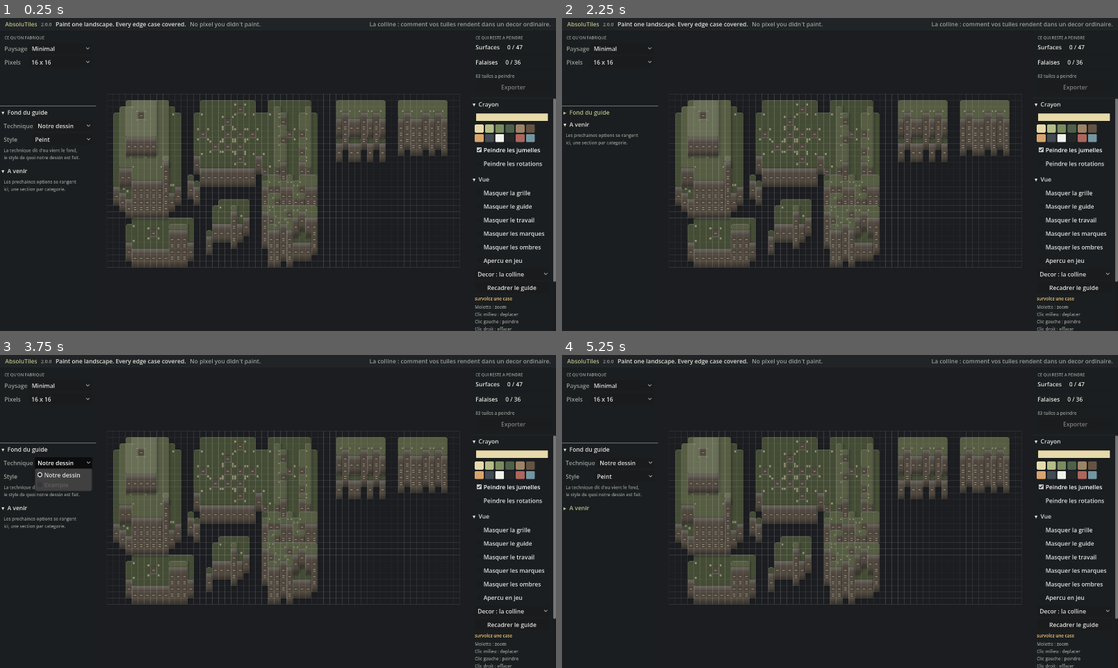
Above: before the commit, frames 1-4 (two rows, left to right).
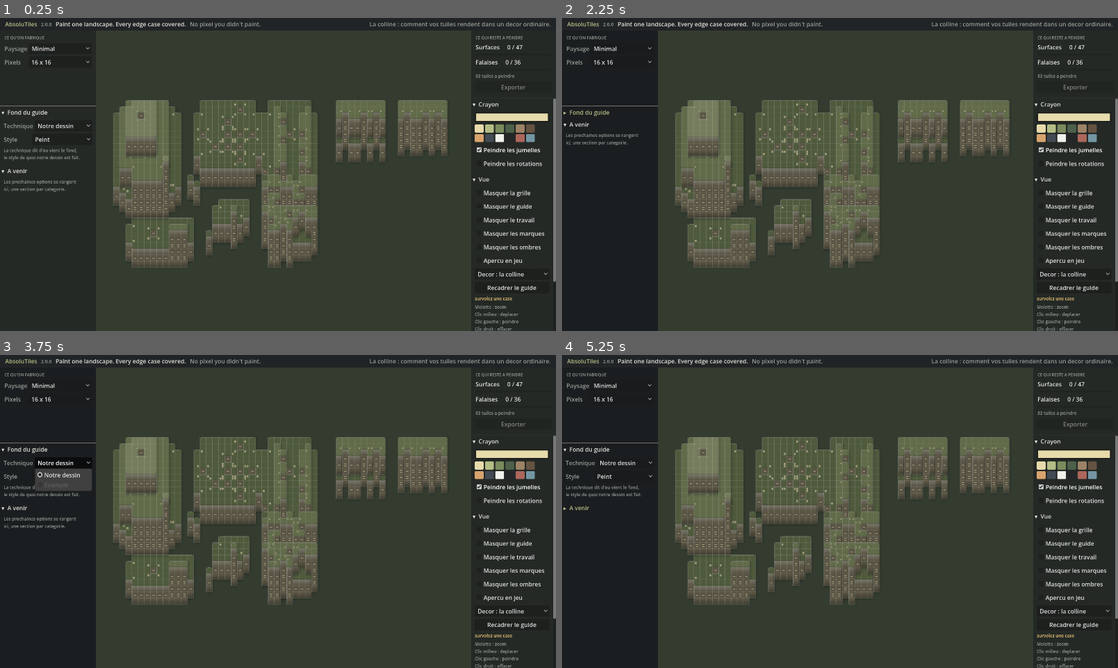
Above: after the commit, the same moments.

Repository: darref/MarchingSquares
Game: Godot game, scene res://ui/editor.tscn
Same seed, same stepped clock (60 frames per second), same inputs: the game is played once before the commit and once after it.
Inputs:
- Up to frame 1 (0.25 s): no input
- Up to frame 2 (2.25 s): click "Minimal" at 0.5 s; click "16 x 16" at 1.25 s; click "▾ Fond du guide" at 2 s
- Up to frame 3 (3.75 s): click "▸ Fond du guide" at 2.75 s; click "Notre dessin" at 3.5 s
- Up to frame 4 (5.25 s): click "Peint" at 4.25 s; click "▾ A venir" at 5 s

The runs differ from the first frame. In frame 1, 43% of the frame differs, in the area x 17-85%, y 4-100%; in frame 2, 43%; in frame 3, 43%; in frame 4, 43%.

Commit message:
L etage 0 concretise par l editeur, et la grille decoupee sur le peignable
Le guide continue de laisser le vide -- la plaine ne lui appartient pas -- mais elle
EXISTERA dans le jeu : le sol sous les plateaux sera un etage plat du meme tileset.
La zone de travail la montre donc en aplat, debordant largement du guide, et le
relief se lit alors comme un morceau de monde au lieu d'une decoupe posee sur du
vide. Elle est a l'editeur, pas au guide : aucun pixel n'en sort a l'export.

Et la grille ne se trace plus que sur ce qui se peint. Tracee sur tout le rectangle
elle quadrillait surtout CE QUI N'EST PAS LE TRAVAIL -- la plaine occupe la plus
grande part du cadre et ne se peint pas -- si bien qu'elle y dessinait une feuille
de calcul et que le relief s'y noyait. Posee sur les seules cases peignables, elle
dessine la SILHOUETTE de ce qu'il y a a faire.

Chaque arete n'est tracee qu'une fois : on pose toujours le haut et la gauche, et le
bas ou la droite seulement au bord du peignable.

235 verifications, 0 echec.

Co-Authored-By: Claude Opus 5 <noreply@anthropic.com>
Claude-Session: https://claude.ai/code/session_018tvN4TQBR3sh7MsSTnFB1b

Diff:
--- a/ui/work_area.gd
+++ b/ui/work_area.gd
@@ -46,7 +46,15 @@
 ## millisecondes : le budget en laisse passer une par image, et l'interface reste vivante.
 const LOAD_BUDGET_USEC: int = 12000
 
-const BACKDROP: Color = Color(0.106, 0.114, 0.125)
+## L'ETAGE 0, CONCRETISE. Le guide ne dessine pas la plaine -- elle ne lui appartient pas --
+## mais elle EXISTERA dans le jeu : le sol sous les plateaux sera un etage plat du meme
+## tileset, pose par le moteur sur sa propre couche. La zone de travail la montre donc, en
+## aplat, DEBORDANT LARGEMENT DU GUIDE : le relief se lit alors comme un morceau de monde et
+## non comme une decoupe posee sur du vide.
+##
+## ⚠ ELLE EST A L'EDITEUR, PAS AU GUIDE. Aucun pixel de cet aplat ne sort a l'export, et
+## `guide_image` continue de laisser le vide. C'est un fond d'ecran, pas une tuile.
+const GROUND: Color = Color(0.204, 0.235, 0.188)
 # Le fond representatif est soutenu : on l'attenue pour que les pixels poses ressortent.
 # Le fond utilisable est deja en teinte basse, il n'a pas besoin d'etre efface.
 const GUIDE_TINT: Color = Color(1.0, 1.0, 1.0, 0.55)
@@ -124,6 +132,7 @@
 var _painting: RefCounted = null
 var _surface_cells: Dictionary = {}
 var _wall_cells: Dictionary = {}
+var _paintable: Dictionary = {}
 var _background: ImageTexture = null
 var _background_flat: ImageTexture = null
 var _textures: Dictionary = {}
@@ -207,6 +216,13 @@
 	_wall_roles = Walls.visible_roles(heights)
 	for cell: Vector2i in _wall_roles.keys():
 		_wall_cells[cell] = true
+	# L'annuaire des cases qui portent quelque chose. La grille s'y appuie a chaque image :
+	# la recalculer serait relire tout le relief soixante fois par seconde.
+	_paintable.clear()
+	for cell: Vector2i in _surface_cells.keys():
+		_paintable[cell] = true
+	for cell: Vector2i in _wall_cells.keys():
+		_paintable[cell] = true
 	# Les jumelles : deux cases du meme groupe portent la meme tuile. Le noyau les designe,
 	# on ne fait ici que retenir, pour chaque case, la liste de ses semblables.
 	_twin_of.clear()
@@ -337,7 +353,7 @@
 
 
 func _draw() -> void:
-	draw_rect(Rect2(Vector2.ZERO, size), BACKDROP)
+	draw_rect(Rect2(Vector2.ZERO, size), GROUND)
 	var columns: int = HeightMask.width(_heights)
 	var rows: int = HeightMask.height(_heights)
 	if columns <= 0:
@@ -360,35 +376,8 @@
 		if not assembled and pixel_px < TOUCHED_FROM and _painting.is_painted(cell):
 			draw_rect(rect, TOUCHED_MARK, false, 1.0)
 
-	# La grille des faux pixels n'apparait que lorsqu'elle est lisible : sinon elle noircit
-	# l'ecran et cache le guide qu'elle est censee servir.
-	if show_grid and not assembled and _painting != null and pixel_px >= PIXEL_GRID_FROM:
-		# ⚠ ON NE TRACE QUE CE QUI EST A L ECRAN. A 256 pixels par tuile, la grille complete
-		# ferait seize mille traits dont la quasi-totalite hors cadre : de quoi mettre une
-		# machine a genoux pour dessiner ce que personne ne voit.
-		var step: float = pixel_px
-		var top: float = maxf(_origin.y, 0.0)
-		var bottom: float = minf(_origin.y + span.y, size.y)
-		var left: float = maxf(_origin.x, 0.0)
-		var right: float = minf(_origin.x + span.x, size.x)
-		var first: int = maxi(0, floori(-_origin.x / step))
-		var last: int = mini(columns * _painting.resolution, ceili((size.x - _origin.x) / step))
-		for i: int in range(first, last + 1):
-			var x: float = _origin.x + float(i) * step
-			draw_line(Vector2(x, top), Vector2(x, bottom), PIXEL_LINE, 1.0)
-		first = maxi(0, floori(-_origin.y / step))
-		last = mini(rows * _painting.resolution, ceili((size.y - _origin.y) / step))
-		for i: int in range(first, last + 1):
-			var y: float = _origin.y + float(i) * step
-			draw_line(Vector2(left, y), Vector2(right, y), PIXEL_LINE, 1.0)
-
 	if show_grid and not assembled:
-		for i: int in range(columns + 1):
-			var gx: float = _origin.x + float(i) * _tile_px
-			draw_line(Vector2(gx, _origin.y), Vector2(gx, _origin.y + span.y), TILE_LINE, 1.0)
-		for i: int in range(rows + 1):
-			var gy: float = _origin.y + float(i) * _tile_px
-			draw_line(Vector2(_origin.x, gy), Vector2(_origin.x + span.x, gy), TILE_LINE, 1.0)
+		_draw_grid(pixel_px)
 
 	if _hover.x >= 0:
 		var accepted: bool = _is_paintable(_hover)
@@ -396,12 +385,53 @@
 				HOVER_OK if accepted else HOVER_REFUSED, false, 2.0)
 
 
+## LA GRILLE, DECOUPEE SUR CE QUI SE PEINT.
+##
+## ⚠ TRACEE SUR TOUT LE RECTANGLE, ELLE QUADRILLAIT SURTOUT CE QUI N'EST PAS LE TRAVAIL.
+## La plaine occupe la plus grande part du cadre et ne se peint pas : la grille y dessinait
+## une feuille de calcul, et le relief s'y noyait. Posee sur les seules cases peignables,
+## elle dessine au contraire la SILHOUETTE de ce qu'il y a a faire -- on voit d'un coup
+## d'oeil ou l'on a le droit de poser un pixel.
+##
+## ⚠ CHAQUE ARETE N'EST TRACEE QU'UNE FOIS. On pose toujours le haut et la gauche, et le
+## bas ou la droite seulement au bord du peignable : une arete interieure appartient ainsi
+## a la case du dessous ou de droite, jamais aux deux.
+func _draw_grid(pixel_px: float) -> void:
+	var fine: float = 0.0
+	if _painting != null and pixel_px >= PIXEL_GRID_FROM:
+		fine = pixel_px
+	var frame: Rect2 = Rect2(Vector2.ZERO, size)
+	for cell: Vector2i in _paintable.keys():
+		var at: Vector2 = _cell_origin(cell)
+		var box: Rect2 = Rect2(at, Vector2(_tile_px, _tile_px))
+		# ⚠ ON NE TRACE QUE CE QUI EST A L'ECRAN. A fort zoom, la grille fine d'un guide
+		# entier ferait des dizaines de milliers de traits dont la quasi-totalite hors cadre.
+		if not frame.intersects(box):
+			continue
+		draw_line(at, at + Vector2(_tile_px, 0.0), TILE_LINE, 1.0)
+		draw_line(at, at + Vector2(0.0, _tile_px), TILE_LINE, 1.0)
+		if not _paintable.has(cell + Vector2i.DOWN):
+			draw_line(at + Vector2(0.0, _tile_px), at + Vector2(_tile_px, _tile_px),
+					TILE_LINE, 1.0)
+		if not _paintable.has(cell + Vector2i.RIGHT):
+			draw_line(at + Vector2(_tile_px, 0.0), at + Vector2(_tile_px, _tile_px),
+					TILE_LINE, 1.0)
+		if fine <= 0.0:
+			continue
+		for i: int in range(1, _painting.resolution):
+			var offset: float = float(i) * fine
+			draw_line(at + Vector2(offset, 0.0), at + Vector2(offset, _tile_px),
+					PIXEL_LINE, 1.0)
+			draw_line(at + Vector2(0.0, offset), at + Vector2(_tile_px, offset),
+					PIXEL_LINE, 1.0)
+
+
 func _cell_origin(cell: Vector2i) -> Vector2:
 	return _origin + Vector2(float(cell.x), float(cell.y)) * _tile_px
 
 
 func _is_paintable(cell: Vector2i) -> bool:
-	return _surface_cells.has(cell) or _wall_cells.has(cell)
+	return _paintable.has(cell)
 
 
 func _gui_input(event: InputEvent) -> void:
Not shown, changed: CLAUDE.md
